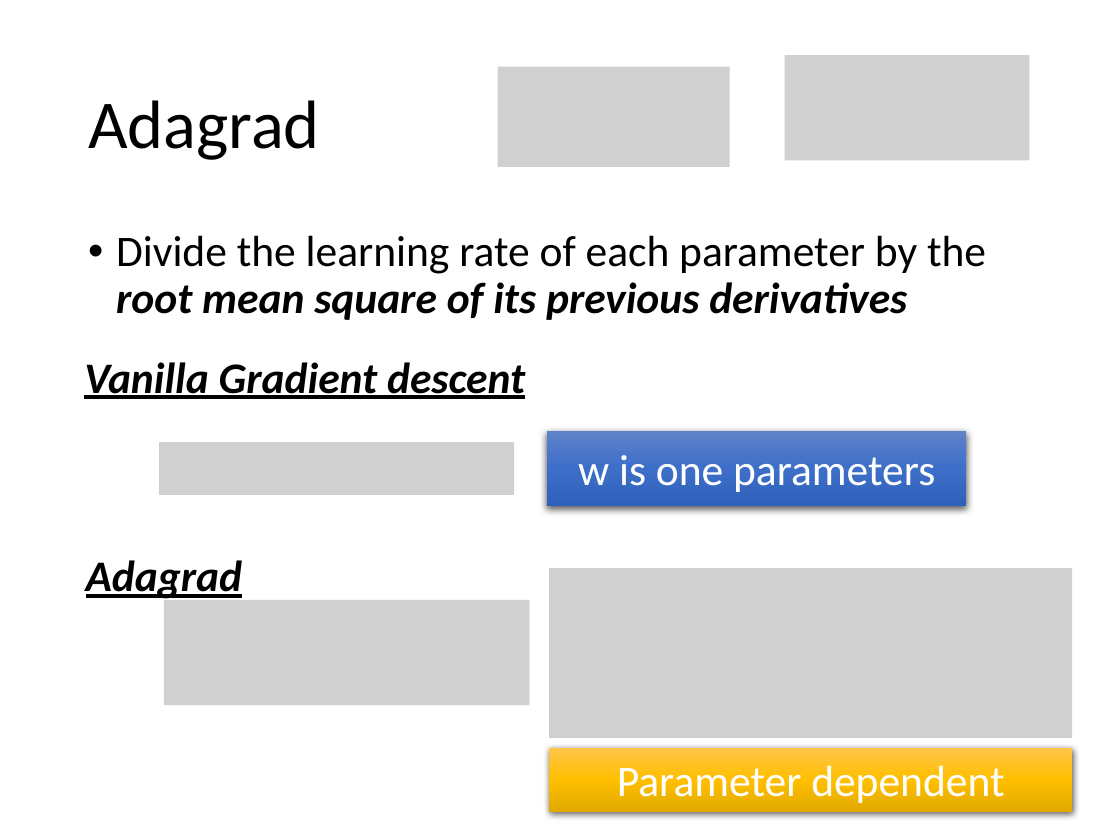
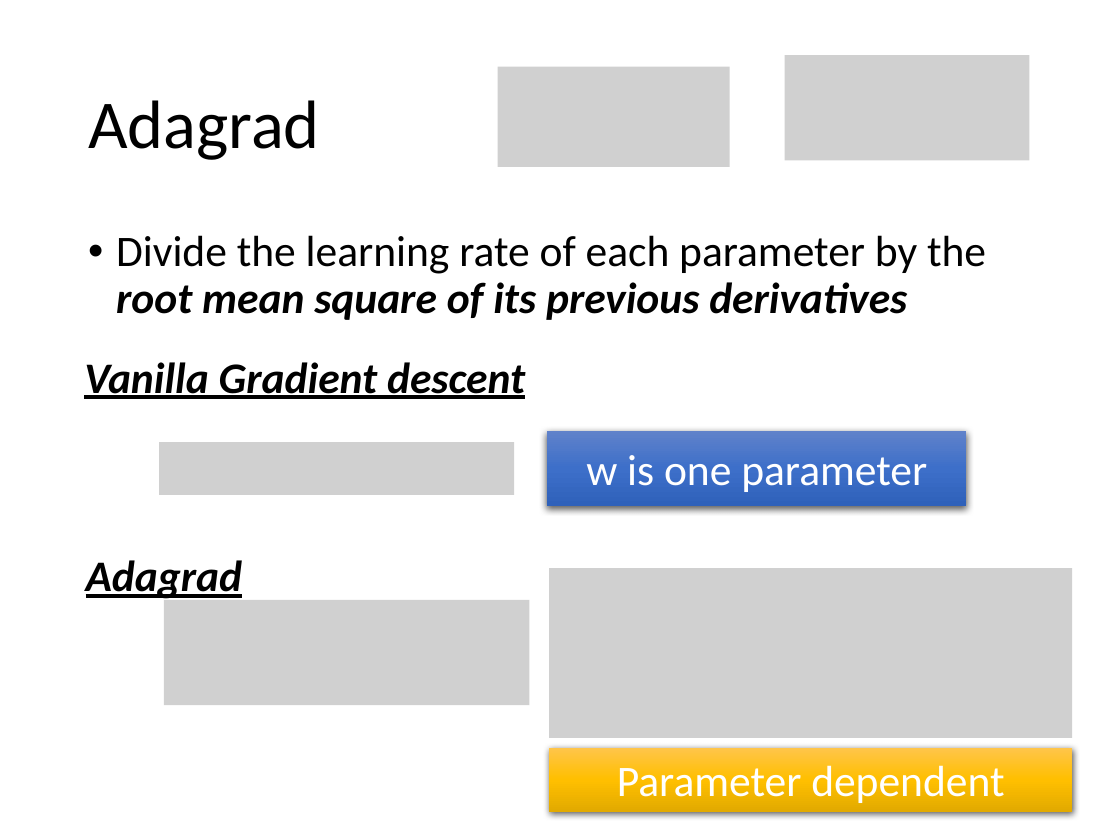
Before and after one commit to allenyllee/AIacademy, a slide deck: slide 9 of 深度學習理論-深層神經網路基礎與卷積神經網路@李宏毅/lecture 4 - gradient descent.pptx (slide 7 before the commit). Drawn at 1120x840 pixels with LibreOffice and Linux fonts; fonts in the diff are those of the drawing; grey boxes stand for pictures. Boxes give left, top, right and bottom in pixels: in the first picture for what was removed or moved away, otherwise in the second. Text is boxed around its words. In the diff, an @@ line names an element or a change of style, - is before the commit and + after.

```diff
--- a/深度學習理論-深層神經網路基礎與卷積神經網路@李宏毅/lecture 4 - gradient descent.pptx
+++ b/深度學習理論-深層神經網路基礎與卷積神經網路@李宏毅/lecture 4 - gradient descent.pptx
@@ text in rectangle at bbox=[586, 455, 927, 492]: text changed @@
-w is one parameters
+w is one parameter
```
Also in this commit, not shown: 4 other slides changed, 1 slide added, 2 slides removed, 3 other files.
